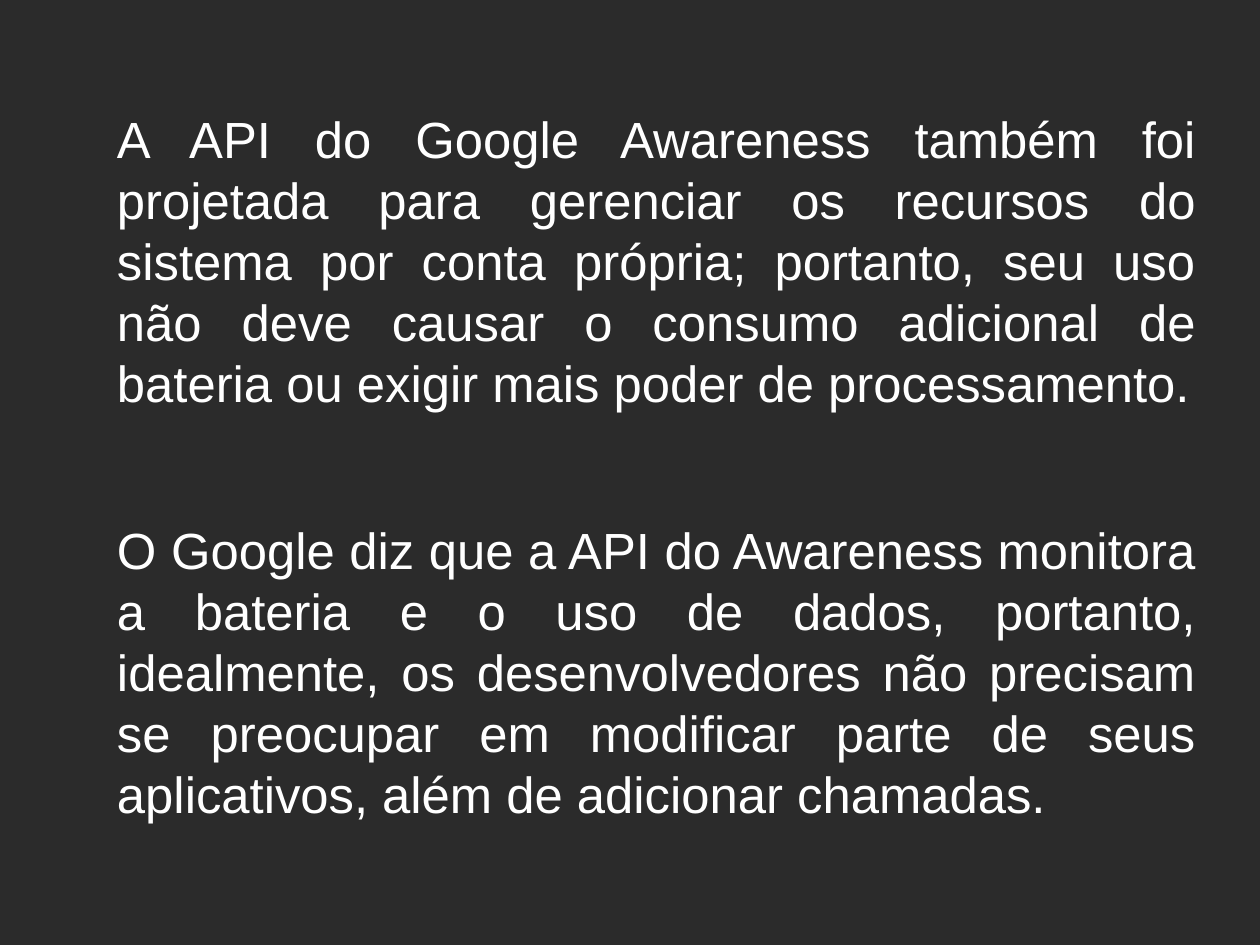
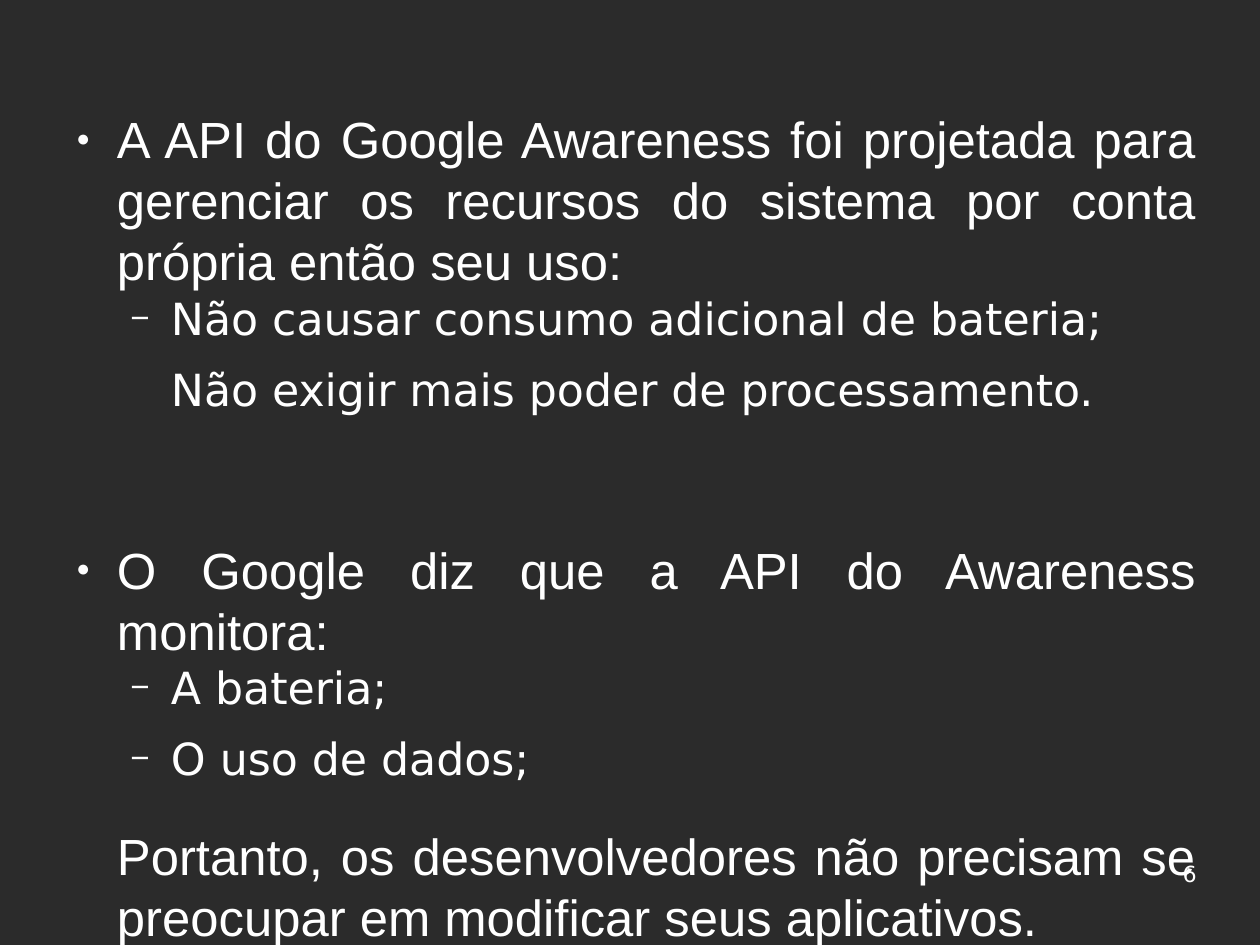
Before and after one commit to felipekian/seminario_FelipeDerkian_ISE_UFRR_2019, a slide deck: slide 6 of Seminário - ISE.odp. Drawn at 1260x945 pixels with LibreOffice and Linux fonts; fonts in the diff are those of the drawing; background and template pictures are left out; a plain dark background stands for a picture behind light text. Boxes give left, top, right and bottom in pixels: in the first picture for what was removed or moved away, otherwise in the second. Text is boxed around its words. In the diff, an @@ line names an element or a change of style, - is before the commit and + after.

```diff
--- a/Seminário - ISE.odp
+++ b/Seminário - ISE.odp
@@ text at (x1=117, y1=121, x2=1196, y2=886): text changed @@
-A API do Google Awareness também foi projetada para gerenciar os recursos do sistema por conta própria; portanto, seu uso não deve causar o consumo adicional de bateria ou exigir mais poder de processamento.
-O Google diz que a API do Awareness monitora a bateria e o uso de dados, portanto, idealmente, os desenvolvedores não precisam se preocupar em modificar parte de seus aplicativos, além de adicionar chamadas.
+● A API do Google Awareness foi projetada para gerenciar os recursos do sistema por conta própria então seu uso:
+  − Não causar consumo adicional de bateria;
+  Não exigir mais poder de processamento.
+● O Google diz que a API do Awareness monitora:
+  − A bateria;
+  − O uso de dados;
+Portanto, os desenvolvedores não precisam se preocupar em modificar seus aplicativos.
@@ page number added at (x1=1183, y1=865, x2=1197, y2=883), 14 pt, text #FFFFFF @@
+6
```
Also in this commit, not shown: 9 other slides changed, 2 slides added, 2 slides removed, 3 other files.
